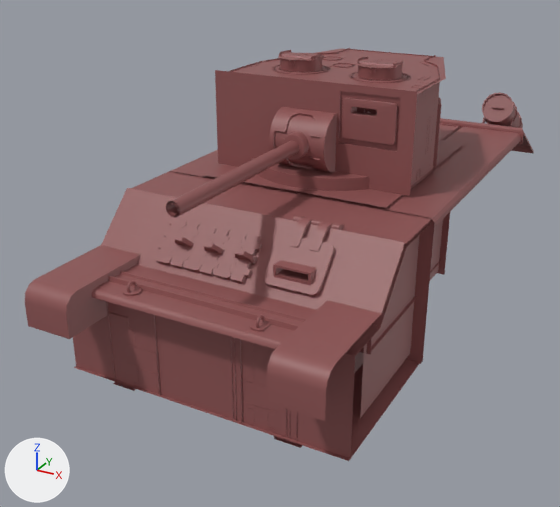
Two versions of the FBX model WhiteBox_Temp/Assets/Models/Tank_For_Lighting.fbx, one commit apart.
The view is the same before and after, from a 50 mm camera at (3.13, -6.8, 2.28) aimed at (-0.37, -0.43, -0.9). Every picture has the same lights, and +X, +Y and +Z are marked at lower left. Where no turn or scale is listed for an object, it has been applied to the vertices.

In view in the first picture: 'Bottom_Panel', 'Hatch', 'Left_Front_Slope', 'Left_Wall_Driver_Chamber', 'Outter_Barrel', 'Outter_Gun_Shield', 'Right_Front_Slope', 'Top_Panel_Turret', 'Turret_Hatch_Door', 'pCube49', 'pCube57', 'pCylinder47'.
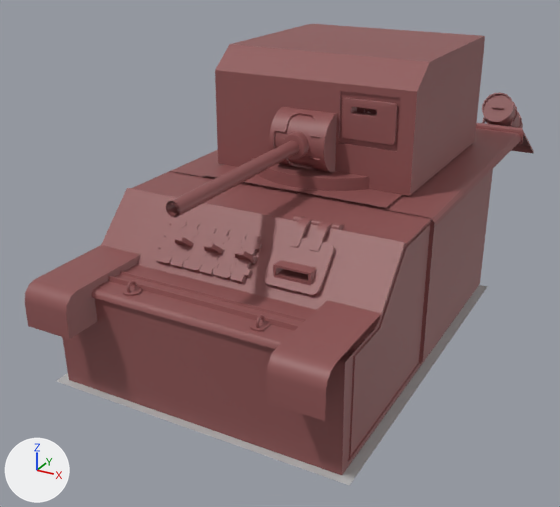
Where the newer file only moved an object's origin or applied its transform, the numbers keep the older frame.

Pixel boxes [x1, y1, x2, y2] of what changed, in the pictures (560 x 507 px):
'Light_Block', added (brown): after [62, 169, 493, 475]
'Light_Blocks', added (brown): after [215, 24, 485, 196]
'pCube69', added: after [56, 285, 488, 485]
'pCube57', unchanged, covered by the edit: before [215, 70, 417, 196]
'Left_Wall_Driver_Chamber', unchanged, covered by the edit: before [354, 236, 419, 418]
'Top_Panel_Turret', unchanged, covered by the edit: before [233, 49, 446, 94]
'Bottom_Panel', unchanged, covered by the edit: before [74, 359, 420, 461]; after [347, 363, 420, 461]

The change, as a diff of the scene's bpy script:
```diff
--- a/WhiteBox_Temp/Assets/Models/Tank_For_Lighting.fbx.py
+++ b/WhiteBox_Temp/Assets/Models/Tank_For_Lighting.fbx.py
@@ mat_lambert1 @@
+mat_lambert1 = principled_material('lambert1')
+mat_lambert1.base_color = (0.5, 0.5, 0.5)  # grey #bcbcbc
@@ me_mesh_256 @@
+me_mesh_256.from_pydata([(-1.42, -1.86, 0.0), (1.42, -1.86, 0.0), (-1.42, 1.86, 0.0), (1.42, 1.86, 0.0)], [], [(2, 3, 1, 0)])
+me_mesh_256.materials.append(mat_lambert1)  # grey #bcbcbc
@@ me_mesh_200_1 @@
+me_mesh_200_1.from_pydata(...)  # 26 vertices, 21 faces; spans x -1.01..1.01, y 0.47..2.49, z -0.48..0.65
+me_mesh_200_1.materials.append(mat_finish)  # brown #8e5555
@@ me_mesh_255 @@
+me_mesh_255.from_pydata(...)  # 24 vertices, 12 faces; spans x -1.33..1.33, y -0.73..2.97, z -0.71..0.74
+me_mesh_255.materials.append(mat_finish)  # brown #8e5555
@@ ob_pcube69 @@
+ob_pcube69 = bpy.data.objects.new('pCube69', me_mesh_256)
+ob_pcube69.location = (0.0, -0.776, -1.508)
@@ ob_light_blocks @@
+ob_light_blocks = bpy.data.objects.new('Light_Blocks', me_mesh_200_1)
+ob_light_blocks.location = (0.0, -1.02, 0.468)
@@ ob_light_block @@
+ob_light_block = bpy.data.objects.new('Light_Block', me_mesh_255)
+ob_light_block.location = (0.0, -1.87, -0.797)
```
